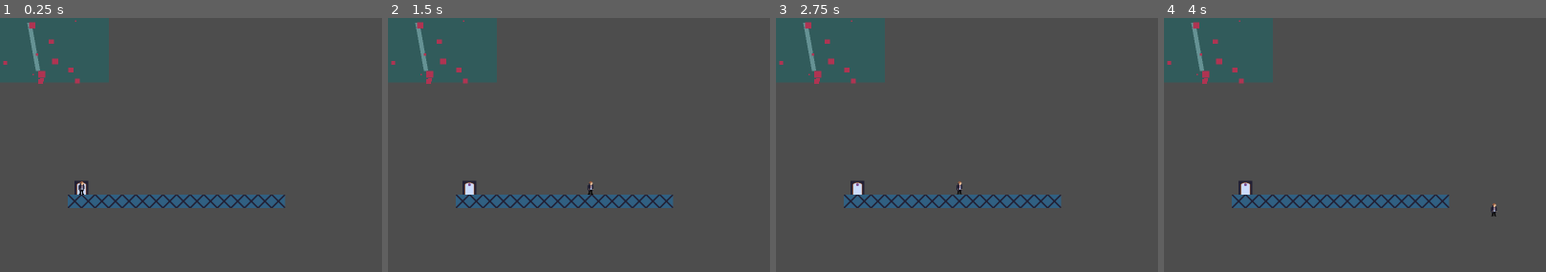
Above: before the commit, frames 1-4 (left to right).
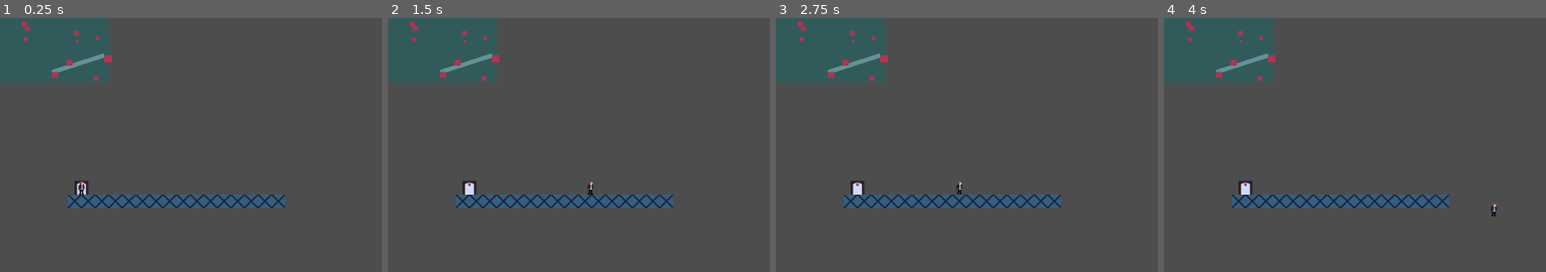
Above: after the commit, the same moments.

Repository: adamsocki/godot_city1
Game: Godot game, scene res://main.tscn
The game is run twice, just before and just after one commit, with the same random seed, the same clock (stepped at 60 frames per second) and the same inputs.
Inputs:
- Up to frame 1 (0.25 s): no input
- Up to frame 2 (1.5 s): tap Enter (ui_accept) at 0.5, 0.77, 1.25 s; hold Right (ui_right) from 0.53 s (still down)
- Up to frame 3 (2.75 s): tap Enter (ui_accept) at 1.52, 2 s; release Right (ui_right) at 2.03 s; hold Left (ui_left) from 2.03 s (still down)
- Up to frame 4 (4 s): tap Enter (ui_accept) at 2.75, 3.02, 3.5, 3.77 s; release Left (ui_left) at 2.78 s; hold Right (ui_right) from 2.78 s (still down)
The pictures show only the part of the screen within x 0-50%, y 0-50%; the shares and areas given below are measured in that part.

The runs differ from the first frame. In frame 1, 1.0% of the frame differs, in the area x 0-30%, y 0-26%; in frame 2, 1.0%; in frame 3, 1.0%; in frame 4, 1.0%.

Commit message:
clean fixes

Diff:
--- a/Station/station_generator.gd
+++ b/Station/station_generator.gd
@@ -1,7 +1,36 @@
 extends Node2D
 
 
-func place_component(scenePath: String, componentPosition: Vector2, parent: Node):
+
+static func is_location_occupied(location_to_check : Vector2) -> bool:
+	if Global.world.occupied_world_locations == null:
+		return false
+	else:
+		for occupied_location in Global.world.occupied_world_locations:
+			if occupied_location == location_to_check:
+				return true
+	return false
+
+
+
+
+static func generate_new_station() -> Station:
+	var to_create_station = true
+	var station_location : Vector2
+	while to_create_station:
+		station_location.x = randi_range(0, Global.world.world_size_x)
+		station_location.y = randi_range(0, Global.world.world_size_y)
+		to_create_station = is_location_occupied(station_location)
+	var generated_station = Station.new("name",station_location)
+
+
+	return generated_station
+
+
+
+
+
+static func place_component(scenePath: String, componentPosition: Vector2, parent: Node):
 	var scene = load(scenePath)
 	var instance = scene.instantiate()
 	instance.position = componentPosition
@@ -10,13 +39,14 @@
 
 
 
+
+
 # Called when the node enters the scene tree for the first time.
 func _ready():
-
 	for i in 10:
-		place_component("res://Station/FloorTile.tscn", Vector2(100 + (i * 32), 500), self)
+		#place_component("res://Station/FloorTile.tscn", Vector2(100 + (i * 32), 500), self)
+		pass
 
 
-# Called every frame. 'delta' is the elapsed time since the previous frame.
-func _process(delta):
-	pass
+static func test():
+	print("test tool.levelGen")
--- a/Subway/station.gd
+++ b/Subway/station.gd
@@ -13,6 +13,8 @@
 var roomCount: int
 var rooms : Array[Room]
 
+var stationID: int
+
 
 func _init(name_for_station: String, pos: Vector2):
 	world_location = pos
--- a/Subway/station_manager.gd
+++ b/Subway/station_manager.gd
@@ -6,32 +6,11 @@
 
 
 func add_to_station_list(station : Station):
-#	if station_list.count() == 0:
-#		station_list.resize(100)
 	Global.world.stations.append(station)
 	Global.world.add_to_occupied_world_location(station.world_location)
 
 
 
-func is_location_occupied(location_to_check : Vector2) -> bool:
-	if Global.world.occupied_world_locations == null:
-		return false
-	else:
-		for occupied_location in Global.world.occupied_world_locations:
-			if occupied_location == location_to_check:
-				return true
-	return false
-
-func generate_new_station() -> Station:
-	var to_create_station = true
-	var station_location : Vector2
-	while to_create_station:
-		station_location.x = randi_range(0, Global.world.world_size_x)
-		station_location.y = randi_range(0, Global.world.world_size_y)
-		to_create_station = is_location_occupied(station_location)
-	var generated_station = Station.new("name",station_location)
-	add_to_station_list(generated_station)
-	return generated_station
 
 
 # Called when the node enters the scene tree for the first time.
@@ -39,7 +18,8 @@
 
 	# CREATE RANDOM STATIONS
 	for a in 12:
-		var new_station = generate_new_station()
+		var new_station = Tools.StationGenerator.generate_new_station()
+		add_to_station_list(new_station)
 
 
 # Called every frame. 'delta' is the elapsed time since the previous frame.
--- a/project.godot
+++ b/project.godot
@@ -22,8 +22,8 @@
 WorldManager="*res://Subway/world_manager.gd"
 StationManager="*res://Subway/station_manager.gd"
 SubwayManager="*res://scripts/subway_manager.gd"
-GameManager="*res://Subway/Game_Manager.gd"
 EventBus="*res://scripts/Event_Bus.gd"
+Tools="*res://scripts/Tools.gd"
 
 [display]
 
--- a/scripts/Tools.gd
+++ b/scripts/Tools.gd
@@ -1 +1,3 @@
 extends Node
+
+var StationGenerator = preload("res://Station/station_generator.gd")
--- a/scripts/level_data.gd
+++ b/scripts/level_data.gd
@@ -1,9 +1,2 @@
 extends Node
 class_name LevelData
-
-
-
-
-
-func _init():
-	pass
--- a/scripts/station_gen_test.gd
+++ b/scripts/station_gen_test.gd
@@ -16,6 +16,7 @@
 const TILE_PLATFORM = 2
 const TILE_TRACK = 3
 const TILE_ENTRANCE = 4
+
 
 func _init():
 	var station_tile_map = generate_station(Vector2(10,10))
Not shown: 1 places in scenes/Game_Manager.tscn that only renumber resources
